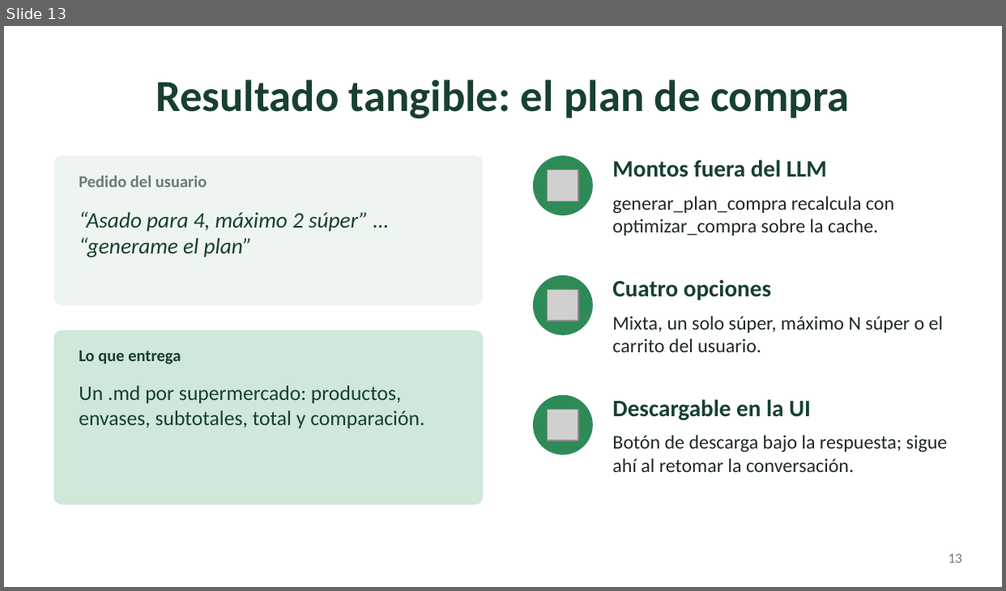
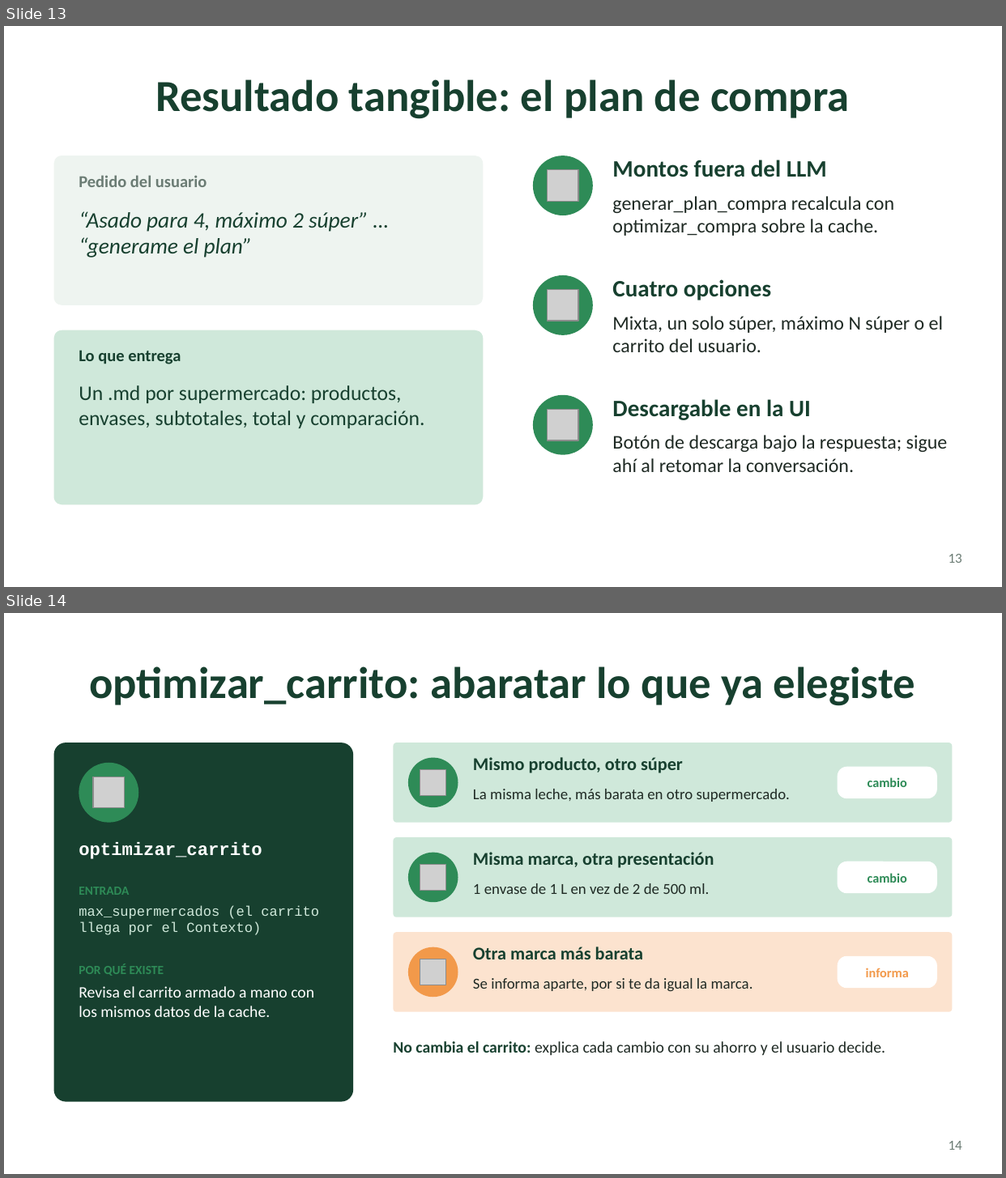
Before and after one commit to cuellojoaquinn/agente-de-supermercado, a slide deck: presentacion/super-agente.pptx. Shown one above the other, each under a label of ours: slide 13 before the commit, slides 13 and 14 after it. The pictures are 1006x591 and 1006x1178 pixels, drawn with LibreOffice and Linux fonts; fonts in the diff are those of the drawing; grey boxes stand for pictures. Boxes give left, top, right and bottom in pixels: in the first picture for what was removed or moved away, otherwise in the second. Text is boxed around its words. In the diff, an @@ line names an element or a change of style, - is before the commit and + after.

```diff
--- a/presentacion/super-agente.pptx
+++ b/presentacion/super-agente.pptx
@@ slide 14 added at (x1=4, y1=613, x2=1002, y2=1174), background #FFFFFF @@
@@ title added at (x1=89, y1=666, x2=915, y2=706), 32 pt, text #17402F, bold @@
+optimizar_carrito: abaratar lo que ya elegiste
@@ rounded rectangle added at (x1=54, y1=743, x2=353, y2=1102), fill #17402F @@
@@ rounded rectangle added at (x1=393, y1=743, x2=952, y2=823), fill #CFE8DA @@
@@ ellipse added at (x1=408, y1=758, x2=458, y2=807), fill #2E8B57 @@
@@ text added at (x1=473, y1=757, x2=683, y2=773), 13 pt, text #17402F, bold @@
+Mismo producto, otro súper
@@ ellipse added at (x1=79, y1=763, x2=138, y2=823), fill #2E8B57 @@
@@ picture added at (x1=93, y1=777, x2=124, y2=807) @@
@@ picture added at (x1=420, y1=769, x2=446, y2=795) @@
@@ rounded rectangle added at (x1=837, y1=767, x2=937, y2=798), fill #FFFFFF @@
@@ text added at (x1=867, y1=777, x2=907, y2=787), 9.5 pt, text #2E8B57, bold @@
+cambio
@@ text added at (x1=473, y1=789, x2=790, y2=802), 11 pt, text #1F2A24 @@
+La misma leche, más barata en otro supermercado.
@@ text added at (x1=79, y1=842, x2=262, y2=859), 13 pt, text #FFFFFF, bold @@
+optimizar_carrito
@@ rounded rectangle added at (x1=393, y1=837, x2=952, y2=918), fill #CFE8DA @@
@@ ellipse added at (x1=408, y1=853, x2=458, y2=902), fill #2E8B57 @@
@@ text added at (x1=473, y1=852, x2=714, y2=868), 13 pt, text #17402F, bold @@
+Misma marca, otra presentación
@@ picture added at (x1=420, y1=864, x2=446, y2=890) @@
@@ rounded rectangle added at (x1=837, y1=862, x2=937, y2=893), fill #FFFFFF @@
@@ text added at (x1=867, y1=873, x2=907, y2=883), 9.5 pt, text #2E8B57, bold @@
+cambio
@@ text added at (x1=79, y1=887, x2=129, y2=895), 9 pt, text #2E8B57, bold @@
+ENTRADA
@@ text added at (x1=473, y1=884, x2=709, y2=894), 11 pt, text #1F2A24 @@
+1 envase de 1 L en vez de 2 de 500 ml.
@@ text added at (x1=79, y1=905, x2=319, y2=935), 10 pt, text #CFE8DA @@
+max_supermercados (el carrito llega por el Contexto)
@@ rounded rectangle added at (x1=393, y1=932, x2=952, y2=1012), fill #FCE3CF @@
@@ ellipse added at (x1=408, y1=948, x2=458, y2=997), fill #F2994A @@
@@ text added at (x1=473, y1=947, x2=643, y2=960), 13 pt, text #17402F, bold @@
+Otra marca más barata
@@ text added at (x1=79, y1=964, x2=164, y2=976), 9 pt, text #2E8B57, bold @@
+POR QUÉ EXISTE
@@ picture added at (x1=420, y1=960, x2=446, y2=986) @@
@@ rounded rectangle added at (x1=837, y1=956, x2=937, y2=988), fill #FFFFFF @@
@@ text added at (x1=866, y1=968, x2=909, y2=977), 9.5 pt, text #F2994A, bold @@
+informa
@@ text added at (x1=79, y1=986, x2=314, y2=1017), 11.5 pt, text #FFFFFF @@
+Revisa el carrito armado a mano con los mismos datos de la cache.
@@ text added at (x1=473, y1=978, x2=753, y2=992), 11 pt, text #1F2A24 @@
+Se informa aparte, por si te da igual la marca.
@@ text added at (x1=393, y1=1041, x2=885, y2=1055), 11.5 pt, text #1F2A24 @@
+No cambia el carrito: explica cada cambio con su ahorro y el usuario decide.
@@ page number added at (x1=948, y1=1141, x2=962, y2=1150), 10 pt, text #6B7C74 @@
+14
```
Also in this commit, not shown: 4 other slides added, 3 slides removed.
